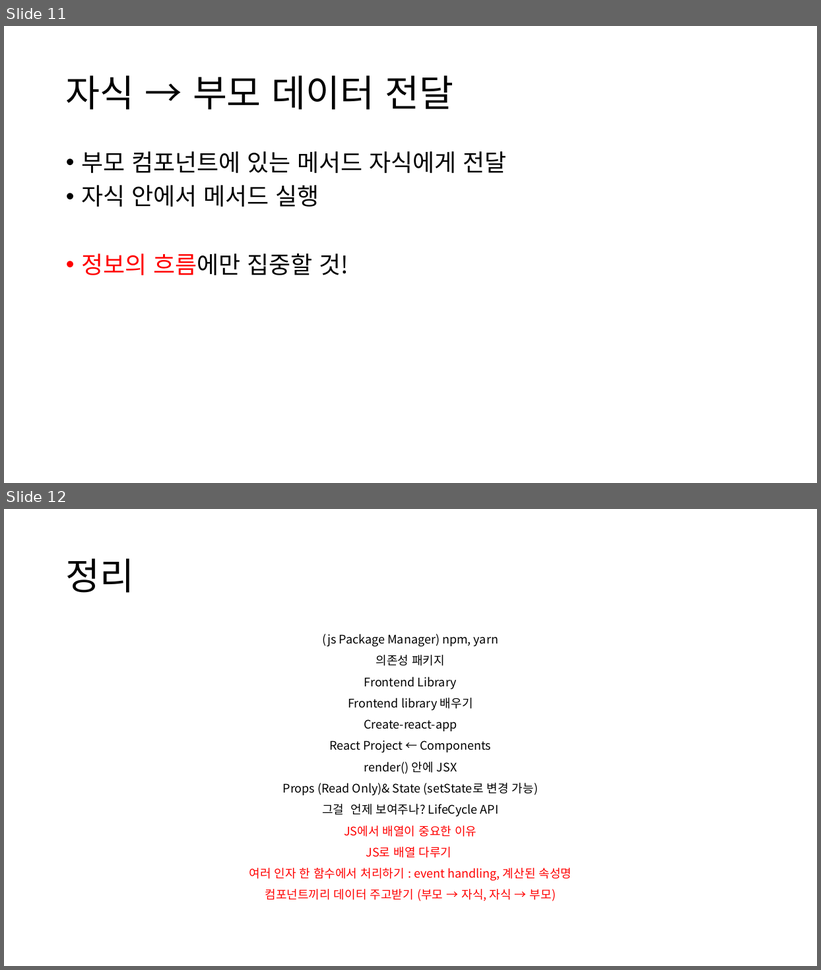
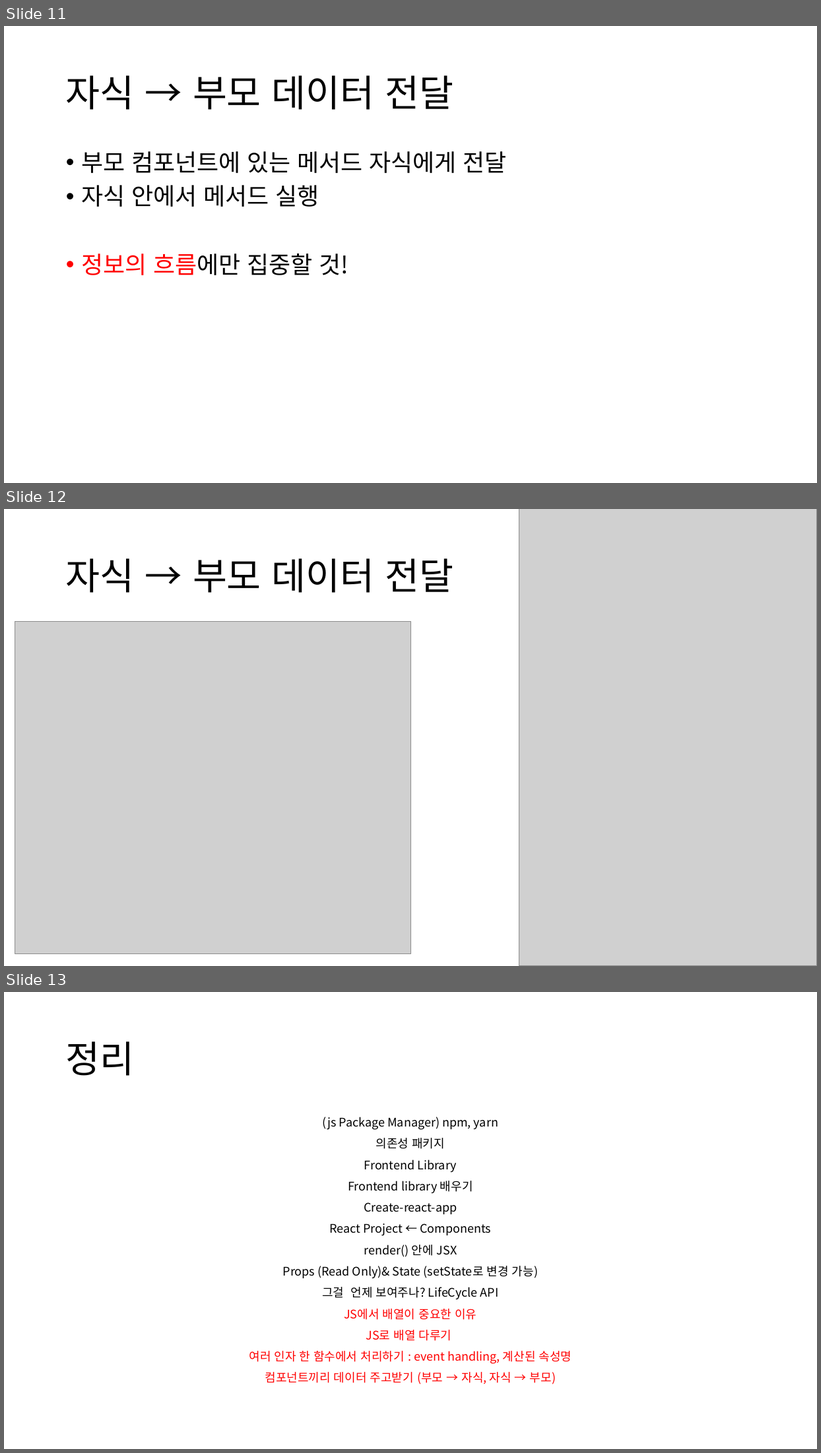
Before and after one commit to ctrl-z-won/Dev-Log, a slide deck: react/ctrlz3-0327.pptx. Shown one above the other, each under a label of ours: slides 11 and 12 before the commit, slides 11, 12 and 13 after it. The pictures are 821x970 and 821x1453 pixels, drawn with LibreOffice and Linux fonts; fonts in the diff are those of the drawing; grey boxes stand for pictures. Boxes give left, top, right and bottom in pixels: in the first picture for what was removed or moved away, otherwise in the second. Text is boxed around its words. In the diff, an @@ line names an element or a change of style, - is before the commit and + after.

Commit message:
ppt

```diff
--- a/react/ctrlz3-0327.pptx
+++ b/react/ctrlz3-0327.pptx
@@ slide 12 added at (x1=4, y1=509, x2=817, y2=966), background #FFFFFF @@
@@ picture added at (x1=519, y1=509, x2=817, y2=966) @@
@@ title added at (x1=66, y1=559, x2=453, y2=593), 44 pt, text #000000 @@
+자식 → 부모 데이터 전달
@@ picture added at (x1=15, y1=622, x2=411, y2=955) @@
@@ what was slide 12 is now slide 13 @@
```
